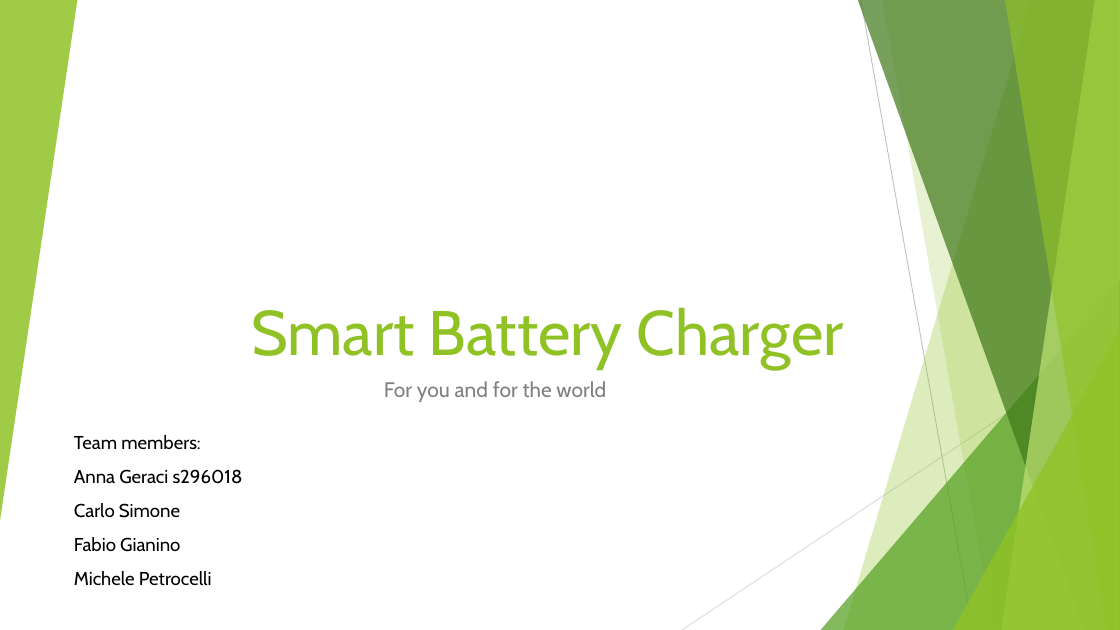
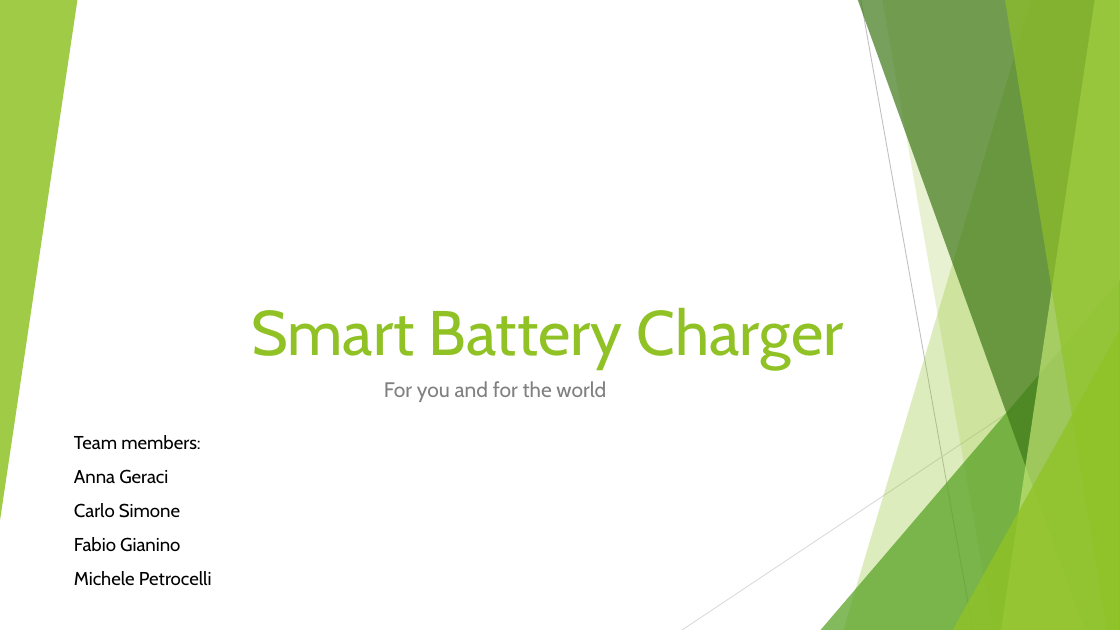
Before and after one commit to annageraci/Battery_Charger_Smart, a slide deck: slide 1 of Materiale Extra/Presentazione del progetto .pptx. Drawn at 1120x630 pixels with LibreOffice and Linux fonts; fonts in the diff are those of the drawing. Boxes give left, top, right and bottom in pixels: in the first picture for what was removed or moved away, otherwise in the second. Text is boxed around its words. In the diff, an @@ line names an element or a change of style, - is before the commit and + after.

```diff
--- a/Materiale Extra/Presentazione del progetto .pptx
+++ b/Materiale Extra/Presentazione del progetto .pptx
@@ text at (x1=74, y1=469, x2=168, y2=484): text changed @@
-Anna Geraci s296018
+Anna Geraci
```
Also in this commit, not shown: 7 other slides changed, 5 slides added, 1 slide removed.
